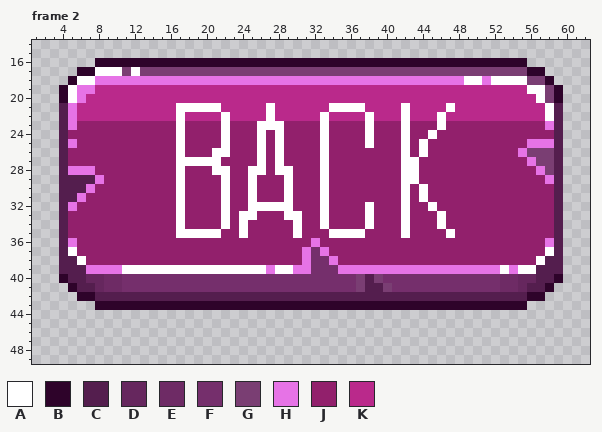
Pixel-art file: docs/assets/buttons/LateNighCoffe/Green/aseprite-files/BackButton.aseprite. Above: the version before the commit.
64x64 pixels, 2 frames. Colours within 5 levels of each other are drawn and written as one. Shown: frame 2: x 1..62, y 14..49. The old version is drawn lined up with the new one.
Visible layers, top first: "Layer 1", "Layer".
Palette (. is transparent): A #ffffff  B #2e032a  C #541e4e  D #66275e  E #6e2b65  F #752f6c  G #7a3e73  H #e673e6  J #92206c  K #ba298b
Pixels before, frame 2, first column x 4:
16 ....BBBBBBBBBBBBBBBBBBBBBBBBBBBBBBBBBBBBBBBBBBBBBBBB....
17 ..BBAAAGAGGGGGGGGGGGGGGGGGGGGGGGGGGGGGGGGGGGGGGGGGGGBB..
18 .BAAHHHHHHHHHHHHHHHHHHHHHHHHHHHHHHHHHHHHHHHHHAAHAAAAGGB.
19 BAHHKKKKKKKKKKKKKKKKKKKKKKKKKKKKKKKKKKKKKKKKKKKKKKKKAAGB
20 BAHKKKKKKKKKKKKKKKKKKKKKKKKKKKKKKKKKKKKKKKKKKKKKKKKKKAGB
21 CHKKKKKKKKKKKAAAAAKKKKKAKKKKKKAAAAKKKKAKKKKAKKKKKKKKKKAC
22 CHKKKKKKKKKKKAKKKKAKKKKAKKKKKAKKKKAKKKAKKKAKKKKKKKKKKKAC
23 CHJJJJJJJJJJJAJJJJAJJJAAAJJJJAJJJJAJJJAJJJAJJJJJJJJJJJHC
24 CJJJJJJJJJJJJAJJJJAJJJAJAJJJJAJJJJAJJJAJJAJJJJJJJJJJJJJC
25 CHJJJJJJJJJJJAJJJJAJJJAJAJJJJAJJJJAJJJAJAJJJJJJJJJJJHHHC
26 CJJJJJJJJJJJJAJJJAAJJJAJAJJJJAJJJJJJJJAJAJJJJJJJJJJHGGGC
27 CJJJJJJJJJJJJAAAAAJJJJAJAJJJJAJJJJJJJJAAJJJJJJJJJJJJHGGC
28 CHHHJJJJJJJJJAJJJAAJJAAJAAJJJAJJJJJJJJAAJJJJJJJJJJJJJHGC
29 CCCCHJJJJJJJJAJJJJAJJAJJJAJJJAJJJJJJJJAAJJJJJJJJJJJJJJHC
30 CCCHJJJJJJJJJAJJJJAJJAJJJAJJJAJJJJJJJJAJAJJJJJJJJJJJJJJC
31 CCHJJJJJJJJJJAJJJJAJJAJJJAJJJAJJJJJJJJAJAJJJJJJJJJJJJJJC
32 CHJJJJJJJJJJJAJJJJAJJAAAAAJJJAJJJJAJJJAJJAJJJJJJJJJJJJJC
33 CJJJJJJJJJJJJAJJJJAJAAJJJAAJJAJJJJAJJJAJJJAJJJJJJJJJJJJC
34 CJJJJJJJJJJJJAJJJJAJAJJJJJAJJAJJJJAJJJAJJJAJJJJJJJJJJJJC
35 CJJJJJJJJJJJJAAAAAJJAJJJJJAJJJAAAAJJJJAJJJJAJJJJJJJJJJJC
36 CHJJJJJJJJJJJJJJJJJJJJJJJJJJHJJJJJJJJJJJJJJJJJJJJJJJJJHC
37 CAJJJJJJJJJJJJJJJJJJJJJJJJJHFHJJJJJJJJJJJJJJJJJJJJJJJJAC
38 CCAJJJJJJJJJJJJJJJJJJJJJJJJHFFHJJJJJJJJJJJJJJJJJJJJJJACC
39 CCCHHHHAAAAAAAAAAAAAAAAHAAHHFFFHHHHHHHHHHHHHHHHHHAHAACCC
40 BCCDDEEFFFFFFFFFFFFFFFFFFFFFFFFFFGCGFFFFFFFFFFFFFEEDDCCB
41 .BCCDEEFFFFFFFFFFFFFFFFFFFFFFFFFFGCCGFFFFFFFFFFFFEEDCCB.
42 ..BBCCCCCCCCCCCCCCCCCCCCCCCCCCCCCCCCCCCCCCCCCCCCCCCCBB..
43 ....BBBBBBBBBBBBBBBBBBBBBBBBBBBBBBBBBBBBBBBBBBBBBBBB....
And afterwards:
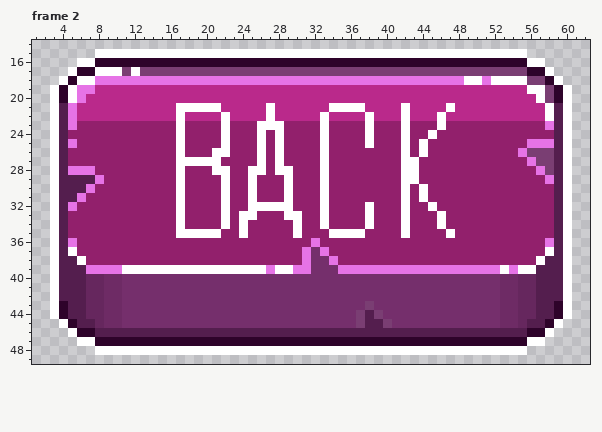
The edit:
whole drawing moved by +0,-4 (the old picture is shown already moved)
Changed rows in their new state; - is an unchanged pixel.
Frame 2:
first column x 3:
15 -----AAAAAAAAAAAAAAAAAAAAAAAAAAAAAAAAAAAAAAAAAAAAAAAA-----
16 ---AA------------------------------------------------AA---
17 --A----------------------------------------------------A--
18 -A------------------------------------------------------A-
19 A--------------------------------------------------------A
20 A--------------------------------------------------------A
21 A--------------------------------------------------------A
22 A--------------------------------------------------------A
23 A--------------------------------------------------------A
24 A--------------------------------------------------------A
25 A--------------------------------------------------------A
26 A--------------------------------------------------------A
27 A--------------------------------------------------------A
28 A--------------------------------------------------------A
29 A--------------------------------------------------------A
30 A--------------------------------------------------------A
31 A--------------------------------------------------------A
32 A--------------------------------------------------------A
33 A--------------------------------------------------------A
34 A--------------------------------------------------------A
35 A--------------------------------------------------------A
36 A--------------------------------------------------------A
37 A--------------------------------------------------------A
38 A--------------------------------------------------------A
39 A--------------------------------------------------------A
40 AC--------------------------------FFF-------------------CA
41 ACC-D-----------------------------FFFF---------------D-CCA
42 ACCCDDEEFFFFFFFFFFFFFFFFFFFFFFFFFFFFFFFFFFFFFFFFFFEEDDCCCA
43 ABCCDDEEFFFFFFFFFFFFFFFFFFFFFFFFFFFGFFFFFFFFFFFFFFEEDDCCBA
44 ABCCDDEEFFFFFFFFFFFFFFFFFFFFFFFFFFGCGFFFFFFFFFFFFFEEDDCCBA
45 -ABCCDEEFFFFFFFFFFFFFFFFFFFFFFFFFFGCCGFFFFFFFFFFFFEEDCCBA-
46 --ABBCCCCCCCCCCCCCCCCCCCCCCCCCCCCCCCCCCCCCCCCCCCCCCCCBBA--
47 ---AABBBBBBBBBBBBBBBBBBBBBBBBBBBBBBBBBBBBBBBBBBBBBBBBAA---
48 -----AAAAAAAAAAAAAAAAAAAAAAAAAAAAAAAAAAAAAAAAAAAAAAAA-----
Where, in picture pixels (left, top, right, bottom), the same in both pictures:
changed: (50, 49, 572, 355)
